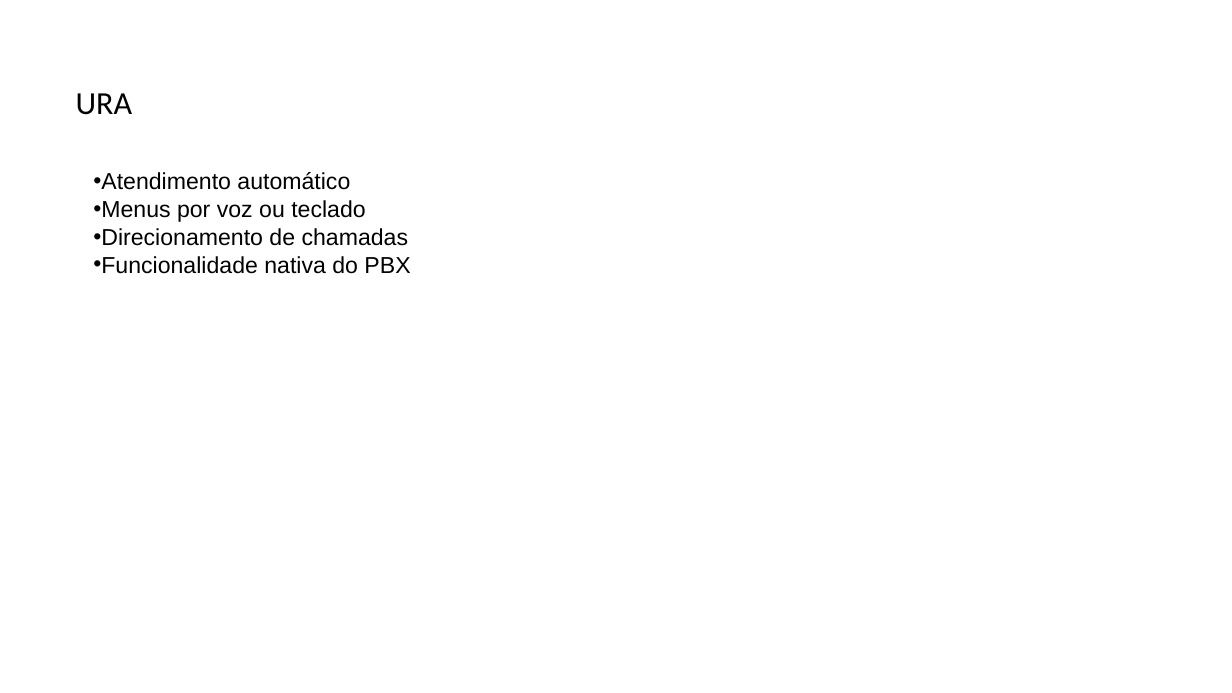
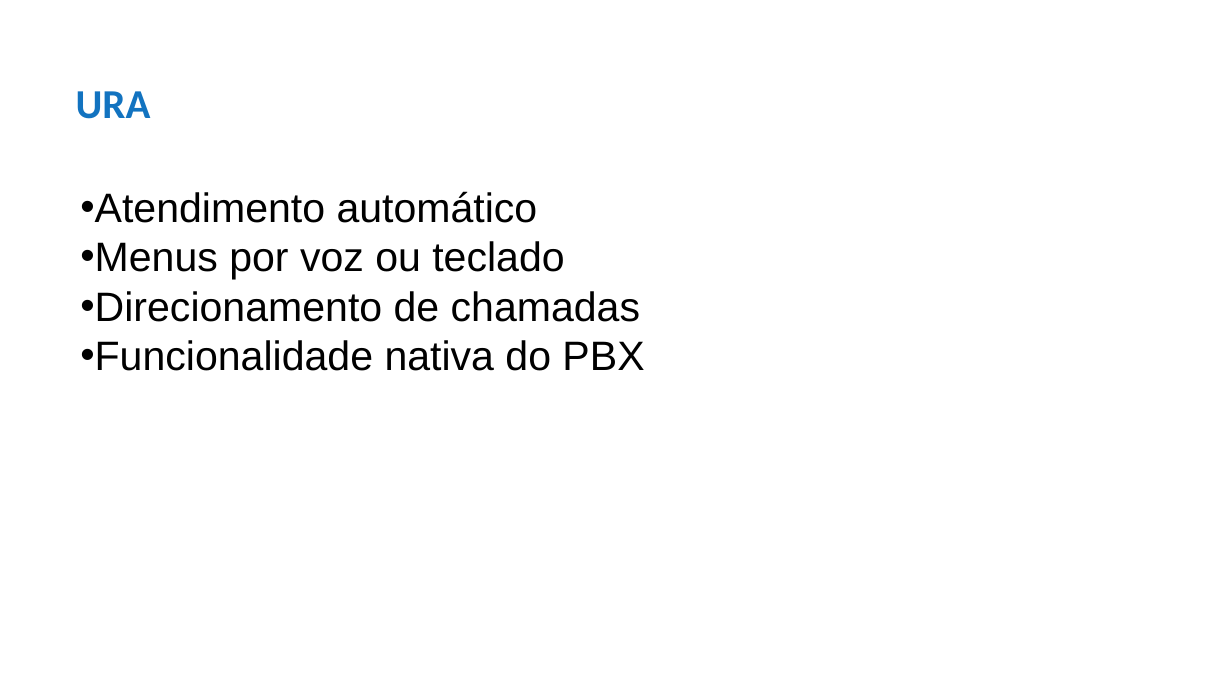
Before and after one commit to maiconrogerrosario/siprec_server, a slide deck: slide 14 of Arquitetura de Telefonia.pptx (slide 12 before the commit). Drawn at 1232x693 pixels with LibreOffice and Linux fonts; fonts in the diff are those of the drawing. Boxes give left, top, right and bottom in pixels: in the first picture for what was removed or moved away, otherwise in the second. Text is boxed around its words. In the diff, an @@ line names an element or a change of style, - is before the commit and + after.

```diff
--- a/Arquitetura de Telefonia.pptx
+++ b/Arquitetura de Telefonia.pptx
@@ text "URA" at <box>76,91,151,119</box>: size 25 to 32 pt, text colour #000000 to #1273C0, bold on @@
@@ text "Atendimento automático": place and size @@
-text "Atendimento automático" at <box>93,172,410,274</box>
+text "Atendimento automático" at <box>80,191,644,371</box>
@@ text "Atendimento automático" at <box>80,191,644,371</box>: size 18 to 32 pt; vertical alignment middle to top @@
```
Also in this commit, not shown: 14 other slides changed, 6 slides added, 3 slides removed.
